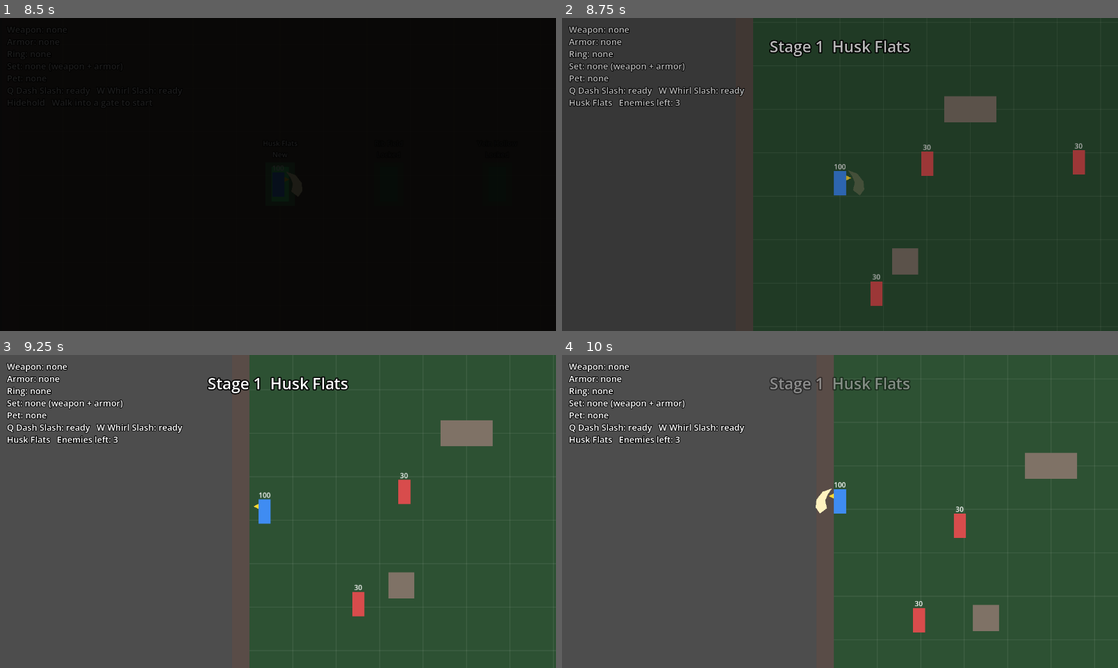
Above: before the commit, frames 1-4 (two rows, left to right).
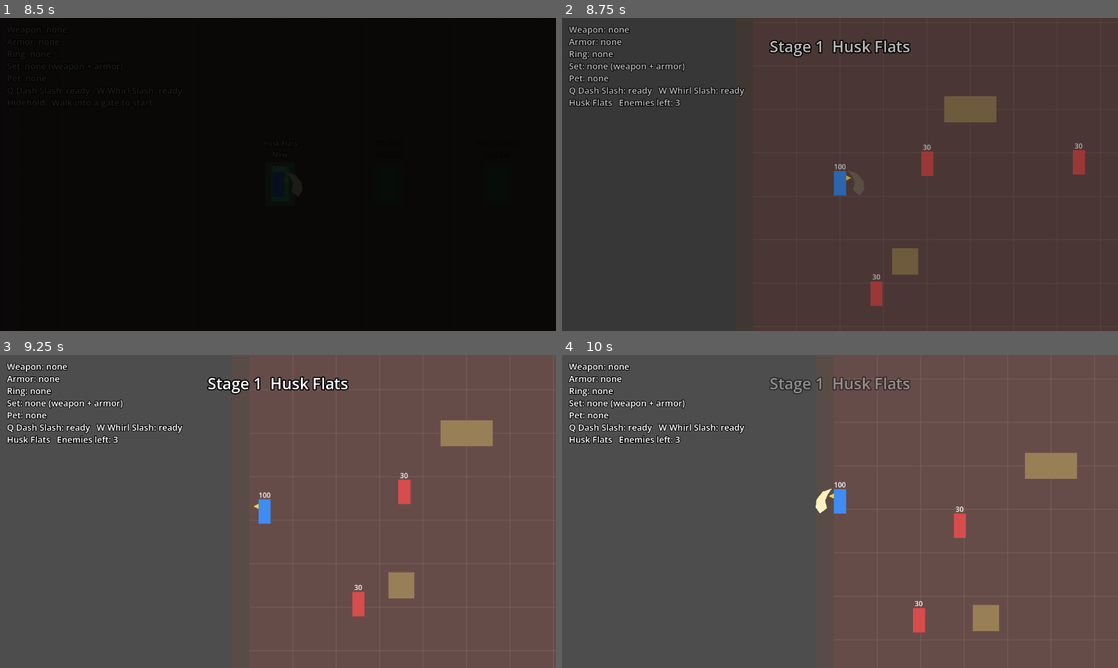
Above: after the commit, the same moments.

Repository: knc219-a11y/second-game
Game: Godot game, scene res://scenes/title.tscn
Two runs of this game, one before a commit and one after it. Both use one fixed random seed, a clock stepped at 60 frames per second and the inputs below.
Inputs:
- Up to frame 1 (8.5 s): tap Enter (ui_accept) at 0.5, 0.77, 1.52, 3.02, 3.77, 4.52, 6.02, 6.77, 7.52 s; hold Right (move_right) 0.53-1.28 s; hold X (attack) 0.53-1.28 s; hold Down (move_down) 1.28-2.03 s; tap Space (roll) every 1.5 s from 1.35 to 7.35 s; hold Right (move_right) 2.03-2.78 s; hold X (attack) 2.03-2.78 s; hold Up (move_up) 2.78-3.53 s; hold X (attack) 3.53-4.28 s; hold Left (move_left) 3.53-5.03 s; hold Down (move_down) 5.03-5.78 s; hold X (attack) 5.03-5.78 s; hold Right (move_right) 5.78-6.53 s; hold Up (move_up) 6.53-7.28 s; hold X (attack) 6.53-7.28 s; hold Right (move_right) 7.28-8.03 s; hold Down (move_down) from 8.03 s (still down); hold X (attack) from 8.03 s (still down)
- Up to frame 2 (8.75 s): keep holding Down (move_down); keep holding X (attack)
- Up to frame 3 (9.25 s): release Down (move_down) at 8.78 s; release X (attack) at 8.78 s; hold Left (move_left) from 8.78 s (still down); tap Space (roll) at 8.85 s; tap Enter (ui_accept) at 9.02 s
- Up to frame 4 (10 s): release Left (move_left) at 9.53 s; hold Up (move_up) from 9.53 s (still down); hold X (attack) from 9.53 s (still down); tap Enter (ui_accept) at 9.77 s

Frame 1 is identical in both runs. In frame 2, 63% of the frame differs, in the area x 34-100%, y 0-100%; in frame 3, 54%; in frame 4, 50%.

Commit message:
Colors: region floors and rocks follow body lineage; tough enemy and Marrow Cub turn bone-colored
Husk Flats dried pinkish skin with callus rocks, Rib Field dark ground with
dull bone rocks, Vein Hollow clotted red with flesh rocks, The Wound
near-black with raw red rocks. Tough enemy is bone instead of crimson, Marrow
Cub a warm marrow peach. No system or number changes.

Co-Authored-By: Claude Opus 5.5 (1M context) <noreply@anthropic.com>
Claude-Session: https://claude.ai/code/session_01BWxeJxtt1asuBY9dCAhdem

Diff:
--- a/scenes/pet.tscn
+++ b/scenes/pet.tscn
@@ -13,7 +13,7 @@
 [node name="Visual" type="Node2D" parent="."]
 
 [node name="Body" type="Polygon2D" parent="Visual"]
-color = Color(0.6, 0.18, 0.28, 1)
+color = Color(0.96, 0.8, 0.62, 1)
 polygon = PackedVector2Array(-10, -22, -6, -28, -2, -22, 2, -22, 6, -28, 10, -22, 10, 0, -10, 0)
 
 [node name="Eye" type="Polygon2D" parent="Visual"]
--- a/scripts/player.gd
+++ b/scripts/player.gd
@@ -119,7 +119,7 @@
 # The Pup is rose, not the normal enemy's red, so it doesn't read as an enemy.
 # One pet at a time: walking over a different pet swaps to it. Kept across R (SAVE_PATH).
 @export var pet_names: Array[String] = ["Marrow Cub", "Scab Pup", "Clot Imp"]
-@export var pet_colors: Array[Color] = [Color(0.6, 0.18, 0.28, 1), Color(1, 0.6, 0.72, 1), Color(0.75, 0.62, 1, 1)]
+@export var pet_colors: Array[Color] = [Color(0.96, 0.8, 0.62, 1), Color(1, 0.6, 0.72, 1), Color(0.75, 0.62, 1, 1)]
 @export var pet_bite_damage: Array[int] = [5, 2, 4]
 @export var pet_bite_cooldown: Array[float] = [2.5, 0.9, 2.0]
 # Size the pet swells to on a bite (pet.gd bite_pop).
--- a/scripts/test_map.gd
+++ b/scripts/test_map.gd
@@ -44,13 +44,20 @@
 	# Four pillars around the tough enemy; a split wall guards the exit side.
 	[[Vector2(650, 300), Vector2(60, 60)], [Vector2(950, 300), Vector2(60, 60)], [Vector2(650, 600), Vector2(60, 60)], [Vector2(950, 600), Vector2(60, 60)], [Vector2(1300, 250), Vector2(40, 260)], [Vector2(1300, 720), Vector2(40, 200)]],
 ]
-const STAGE_FLOOR_COLORS := [Color(0.18, 0.32, 0.2, 1), Color(0.3, 0.27, 0.18, 1), Color(0.2, 0.22, 0.3, 1)]
+# Placeholder lineage colors per stage: 1 dried pinkish skin (apart from the
+# town's ochre) with callus-yellow rocks, 2 dark marrow ground with dull bone
+# rocks (dimmer than the bone tough enemy), 3 dark clotted red with raw-flesh
+# rocks. Kept dark so the red normal, bone tough and violet ranged
+# enemies, the pet and the drops stay readable on top.
+const STAGE_FLOOR_COLORS := [Color(0.4, 0.3, 0.29, 1), Color(0.2, 0.19, 0.18, 1), Color(0.22, 0.1, 0.11, 1)]
+const STAGE_ROCK_COLORS := [Color(0.6, 0.5, 0.34, 1), Color(0.52, 0.5, 0.44, 1), Color(0.45, 0.17, 0.2, 1)]
 # Special dungeon: an open arena with four pillars around the middle, away from
-# the edge spawn_points and the player_start, on a near-black stone floor (a
-# dark red one hid the tough enemies).
+# the edge spawn_points and the player_start, on a near-black floor with a red
+# tinge (an open wound; a bright red floor once hid the tough enemies, which
+# are now bone-colored).
 const DUNGEON_ROCKS := [[Vector2(550, 280), Vector2(70, 70)], [Vector2(1050, 280), Vector2(70, 70)], [Vector2(550, 620), Vector2(70, 70)], [Vector2(1050, 620), Vector2(70, 70)]]
-const DUNGEON_FLOOR_COLOR := Color(0.13, 0.13, 0.14, 1)
-const ROCK_COLOR := Color(0.5, 0.45, 0.4, 1)
+const DUNGEON_FLOOR_COLOR := Color(0.12, 0.08, 0.09, 1)
+const DUNGEON_ROCK_COLOR := Color(0.55, 0.12, 0.16, 1)
 const LOOT_SCRIPT := preload("res://scripts/loot.gd")
 const CHEST_SCRIPT := preload("res://scripts/chest.gd")
 const SHOT_SCRIPT := preload("res://scripts/projectile.gd")
@@ -118,7 +125,7 @@
 @export var pressure_flash_time: float = 1.0
 
 # Tough variant: this fraction of respawns has more HP, a better drop chance, drops
-# the Bone Blade (tier 2) instead of the Callus Blade, and super armor (keeps swinging when hit), drawn bigger and darker to read at a glance.
+# the Bone Blade (tier 2) instead of the Callus Blade, and super armor (keeps swinging when hit), drawn bigger and bone-colored (bone lineage) to read at a glance.
 @export var tough_chance: float = 0.3
 @export var tough_hp: int = 100
 @export var tough_drop_chance: float = 0.7
@@ -128,7 +135,7 @@
 @export var tough_pet_drop_chance: float = 0.08
 @export var tough_pet_drop_kind: int = 1
 @export var tough_body_scale: float = 1.25
-@export var tough_color: Color = Color(0.45, 0.12, 0.2, 1)
+@export var tough_color: Color = Color(0.8, 0.74, 0.6, 1)
 # Ranged variant (enemy.gd is_ranged): this further fraction of respawns keeps
 # its distance and shoots; low HP, slower, drawn smaller and violet.
 @export var ranged_chance: float = 0.2
@@ -219,7 +226,7 @@
 func _spawn_stage() -> void:
 	stage_cleared = false
 	player.hits_taken = 0
-	_build_rocks(STAGE_ROCKS[(stage - 1) % STAGE_ROCKS.size()])
+	_build_rocks(STAGE_ROCKS[(stage - 1) % STAGE_ROCKS.size()], STAGE_ROCK_COLORS[(stage - 1) % STAGE_ROCK_COLORS.size()])
 	floor_poly.color = STAGE_FLOOR_COLORS[(stage - 1) % STAGE_FLOOR_COLORS.size()]
 	for entry in STAGES[(stage - 1) % STAGES.size()]:
 		var enemy := enemy_scene.instantiate()
@@ -234,7 +241,7 @@
 
 
 # Replaces every Rock* under Obstacles (walls stay) with the given boxes.
-func _build_rocks(boxes: Array) -> void:
+func _build_rocks(boxes: Array, color: Color = Color.WHITE) -> void:
 	for child in obstacles.get_children():
 		if child.name.begins_with("Rock"):
 			obstacles.remove_child(child)
@@ -253,7 +260,7 @@
 		rock.add_child(col)
 		var visual := Polygon2D.new()
 		visual.name = "Visual"
-		visual.color = ROCK_COLOR
+		visual.color = color
 		visual.polygon = PackedVector2Array([Vector2(-half.x, -half.y), Vector2(half.x, -half.y), half, Vector2(-half.x, half.y)])
 		rock.add_child(visual)
 		obstacles.add_child(rock)
@@ -442,7 +449,7 @@
 	endless_mode = true
 	kills = 0
 	respawn_left = respawn_delay
-	_build_rocks(DUNGEON_ROCKS)
+	_build_rocks(DUNGEON_ROCKS, DUNGEON_ROCK_COLOR)
 	floor_poly.color = DUNGEON_FLOOR_COLOR
 	print("Dungeon")
 	_show_banner(DUNGEON_NAME)
